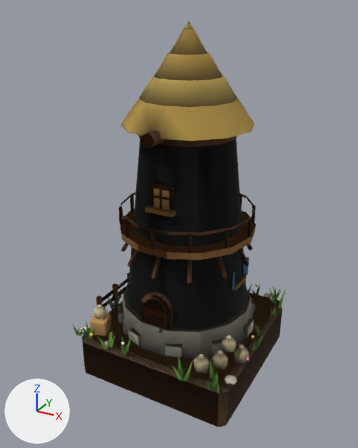
A saved change to the glTF model public/models/windmill.glb.
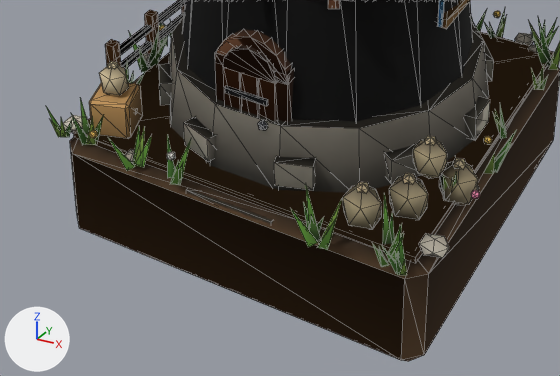
Each version appears first whole from a 50 mm camera at (0.968, -1.839, 1.454) aimed at (-0.028, -0.028, 0.548), and next in a close-up on the part from 15% to 79% of the width and 62% to 97% of the height. The lights are fixed; the arrows at lower left show +X, +Y and +Z. The last two pictures show the newer version. The close-ups show mesh edges as thin lines. Vertices at exactly the same position are counted once.

Script lines for the objects in view, before the commit:
```python
ob_windmill_l1 = bpy.data.objects.new('windmill_l1', me_windmill_l1)
ob_windmill_l1.location = (0.0, 0.0, 0.0)
ob_windmill_l2 = bpy.data.objects.new('windmill_l2', me_windmill_l2)
ob_windmill_l2.location = (0.0, 0.0, 0.0)
ob_windmill_l3 = bpy.data.objects.new('windmill_l3', me_windmill_l3)
ob_windmill_l3.location = (0.0, 0.0, 0.0)
```
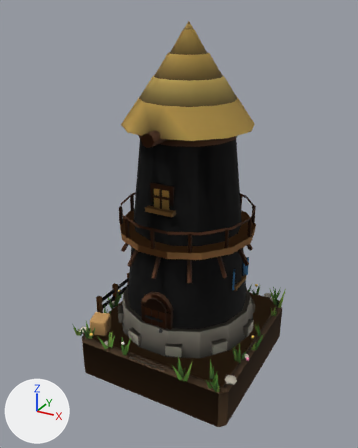
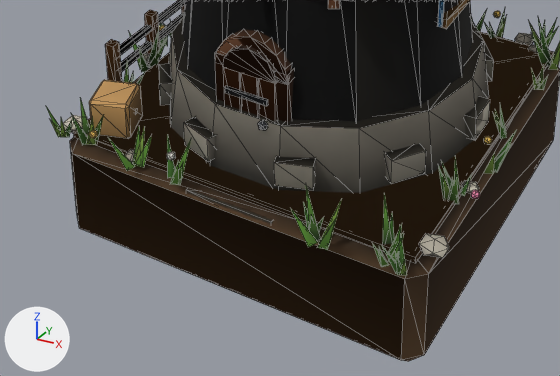
Where the change shows, as pixel boxes (x1, y1, x2, y2) in the close-ups (560 x 376 px):
'windmill_l3', reshaped
    before: (89, 0, 560, 267)
    after: (70, 0, 560, 361)
'windmill_l2', reshaped
    before: (70, 0, 560, 361)
    after: (71, 0, 542, 275)
'windmill_l1', reshaped
    before: (47, 0, 558, 222)
    after: (47, 0, 558, 199)
part 1 of me_windmill_l1, edited (looks the same)
    both: (50, 0, 558, 199)
part 2 of me_windmill_l2, edited (looks the same)
    both: (79, 0, 542, 275)
part 3 of me_windmill_l3, deleted
    before: (99, 61, 478, 229)
part 4 of me_windmill_l3, edited (looks the same)
    both: (89, 0, 560, 267)

The change, as a list of edits to the scene's bpy script:
```text
Change me_windmill_l1:
    used by ob_windmill_l1; location = (0.0, 0.0, 0.0)
    remove me_windmill_l1.from_pydata(...)  # 1097 vertices, 1544 faces; spans x -0.42..0.42, y -0.41..0.44, z -0.2..1.4
    add me_windmill_l1.from_pydata(...)  # 1025 vertices, 1424 faces; spans x -0.42..0.42, y -0.41..0.44, z -0.2..1.4
    me_windmill_l1 part 1: 657 kept faces spanning x -0.42..0.42, y -0.41..0.44, z -0.17..1.4 get new vertex colours; the middle colour goes from grey #aeaeae to grey #afafaf
    edits to the shape of me_windmill_l1 do not show in these pictures
    remove me_windmill_l1.materials.append(mat_sack_0_06)
Change me_windmill_l2:
    used by ob_windmill_l2; location = (0.0, 0.0, 0.0)
    remove me_windmill_l2.from_pydata(...)  # 1169 vertices, 1656 faces; spans x -0.39..0.4, y -0.42..0.43, z -0.2..1.4
    add me_windmill_l2.from_pydata(...)  # 1073 vertices, 1496 faces; spans x -0.39..0.38, y -0.42..0.43, z -0.2..1.4
    me_windmill_l2 part 2: 681 kept faces spanning x -0.39..0.38, y -0.42..0.43, z -0.17..1.4 get new vertex colours; the middle colour goes from grey #afafaf to grey #b1b1b1
    edits to the shape of me_windmill_l2 do not show in these pictures
    remove me_windmill_l2.materials.append(mat_sack_0_06)
Change me_windmill_l3:
    used by ob_windmill_l3; location = (0.0, 0.0, 0.0)
    remove me_windmill_l3.from_pydata(...)  # 1267 vertices, 1832 faces; spans x -0.42..0.4, y -0.42..0.45, z -0.2..1.4
    add me_windmill_l3.from_pydata(...)  # 1147 vertices, 1632 faces; spans x -0.42..0.4, y -0.42..0.45, z -0.2..1.4
    me_windmill_l3 part 3: 10 loose pieces with 120 vertices, spanning x -0.33..0.4, y -0.35..-0.15, z 0.02..0.19, are deleted
    me_windmill_l3 part 4: 748 kept faces spanning x -0.42..0.4, y -0.42..0.45, z -0.17..1.4 get new vertex colours; the middle colour goes from grey #aaaaaa to grey #acacac
    remove me_windmill_l3.materials.append(mat_sack_0_06)
```
